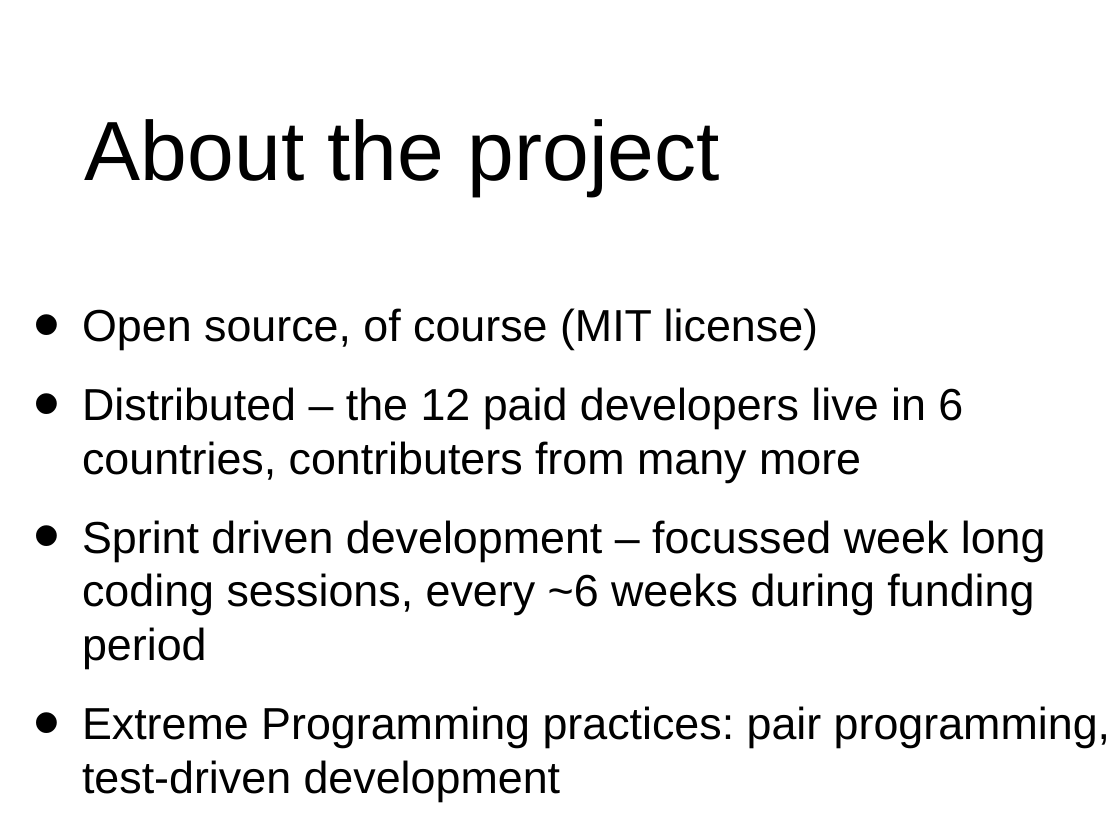
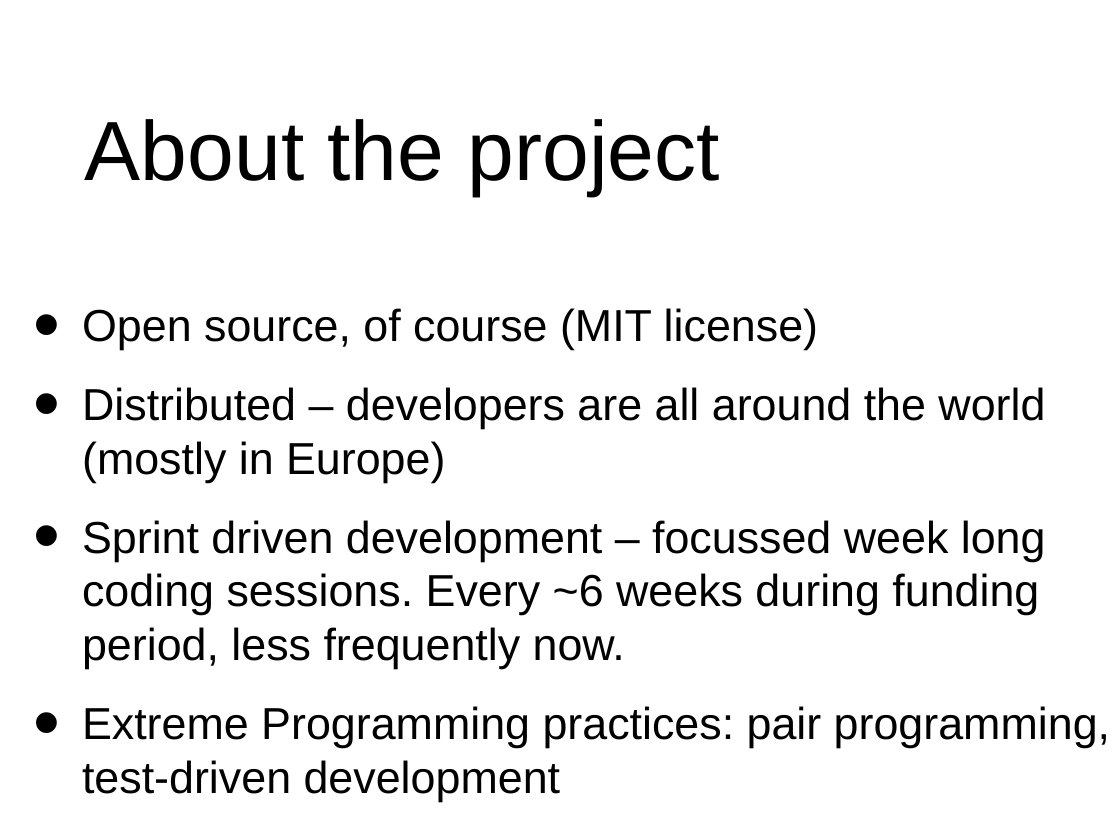
Before and after one commit to wdv4758h/pypy-extradoc, a slide deck: slide 30 of talk/pycon-uno2007/pycon07.odp (slide 25 before the commit). Drawn at 1120x840 pixels with LibreOffice and Linux fonts; fonts in the diff are those of the drawing; background and template pictures are left out. Boxes give left, top, right and bottom in pixels: in the first picture for what was removed or moved away, otherwise in the second. Text is boxed around its words. In the diff, an @@ line names an element or a change of style, - is before the commit and + after.

```diff
--- a/talk/pycon-uno2007/pycon07.odp
+++ b/talk/pycon-uno2007/pycon07.odp
@@ text at (x1=82, y1=387, x2=1046, y2=669): text changed @@
-• Distributed – the 12 paid developers live in 6 countries, contributers from many more
-• Sprint driven development – focussed week long coding sessions, every ~6 weeks during funding period
+• Distributed – developers are all around the world (mostly in Europe)
+• Sprint driven development – focussed week long coding sessions. Every ~6 weeks during funding period, less frequently now.
```
Also in this commit, not shown: 1 other slide changed, 5 slides added, 1 other file.
